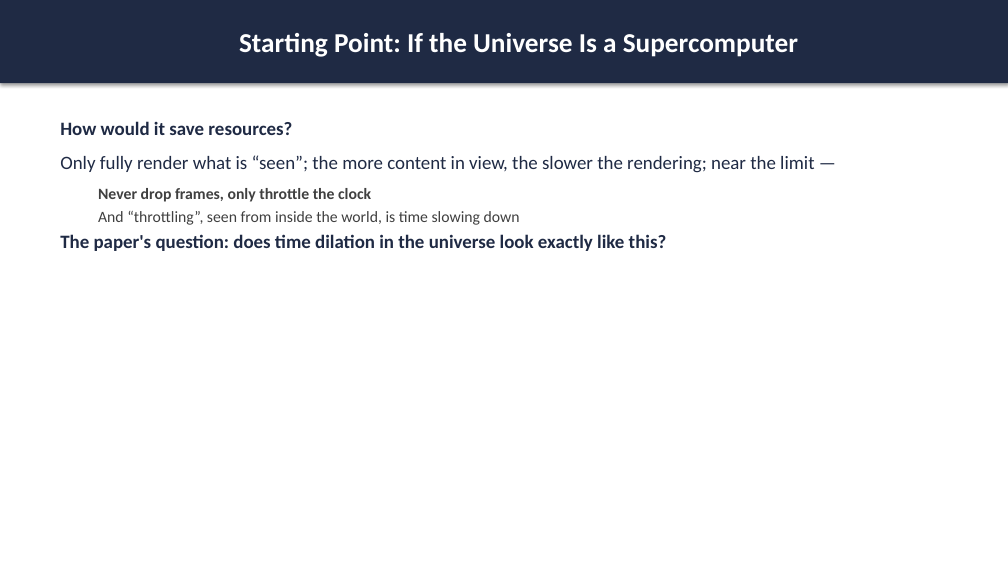
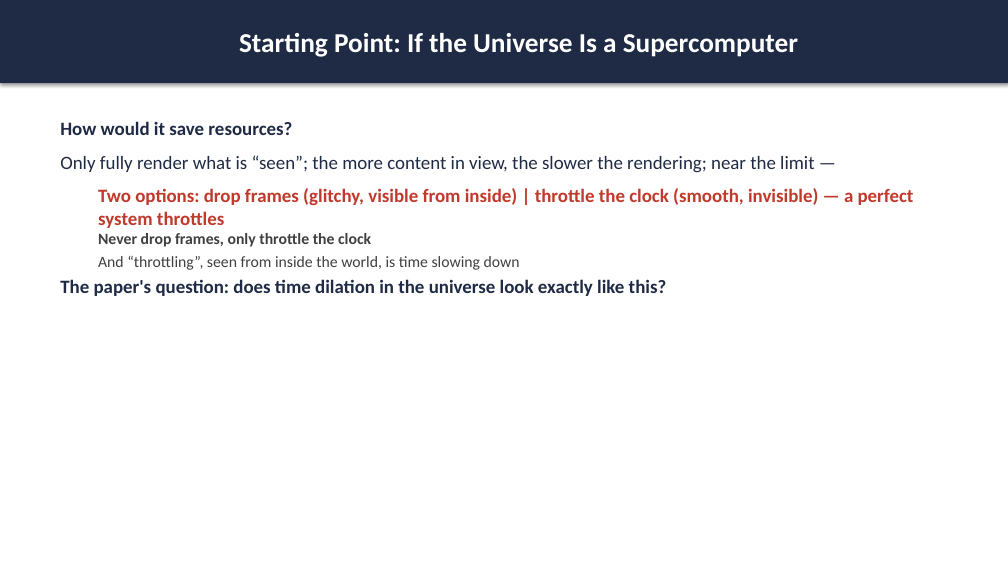
Before and after one commit to purelover/load-capacity-time-dilation, a slide deck: slide 2 of plain-language-slides-en.pptx. Drawn at 1008x567 pixels with LibreOffice and Linux fonts; fonts in the diff are those of the drawing. Boxes give left, top, right and bottom in pixels: in the first picture for what was removed or moved away, otherwise in the second. Text is boxed around its words. In the diff, an @@ line names an element or a change of style, - is before the commit and + after.

Commit message:
Sharpen posters & slides: throttle-vs-drop framing, 100%-load phrasing, qualified 'must' sentence (zh+en)

```diff
--- a/plain-language-slides-en.pptx
+++ b/plain-language-slides-en.pptx
@@ text at [98,188,914,228]: paragraph added @@
+  Two options: drop frames (glitchy, visible from inside) | throttle the clock (smooth, invisible) — a perfect system throttles
```
Also in this commit, not shown: 1 other slide changed, 3 other files.
